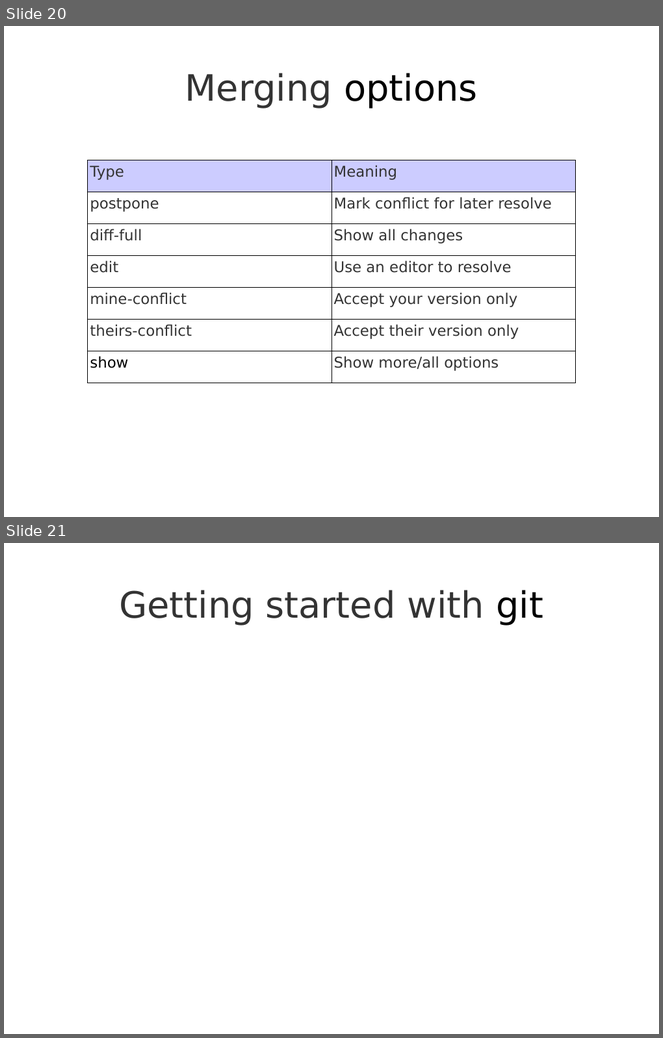
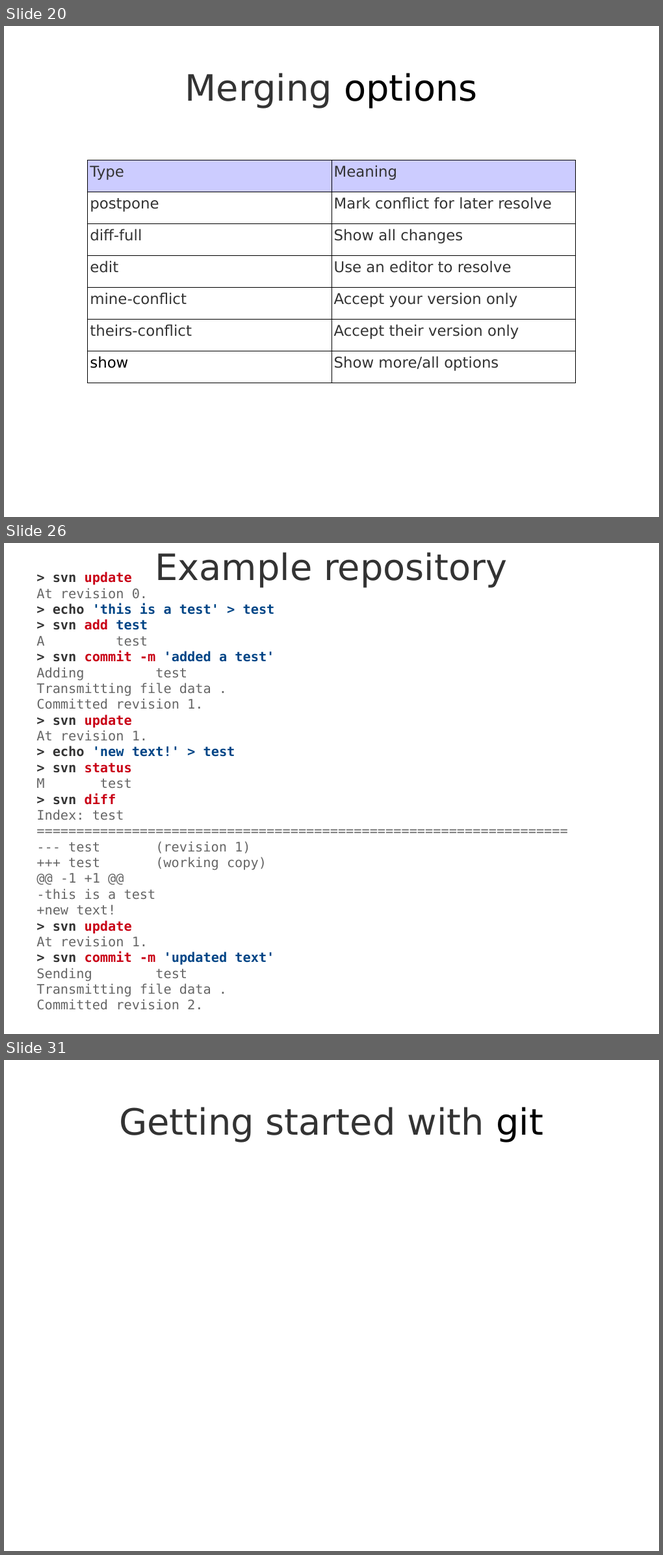
Before and after one commit to theonewolf/15-441-Recitation-Sessions, a slide deck: recitation2/src/recitation2.odp. Shown one above the other, each under a label of ours: slides 20 and 21 before the commit, slides 20, 26 and 31 after it; the slides between them are not shown. The pictures are 663x1038 and 663x1555 pixels, drawn with LibreOffice and Linux fonts; fonts in the diff are those of the drawing. Boxes give left, top, right and bottom in pixels: in the first picture for what was removed or moved away, otherwise in the second. Text is boxed around its words. In the diff, an @@ line names an element or a change of style, - is before the commit and + after.

```diff
--- a/recitation2/src/recitation2.odp
+++ b/recitation2/src/recitation2.odp
@@ slide 26 added at box(4, 543, 659, 1034), background #FFFFFF @@
@@ title added at box(155, 552, 507, 588), 44 pt, text #333333 @@
+Example repository
@@ subtitle added at box(36, 572, 275, 1010), 16 pt, text #666666 @@
+> svn update
+At revision 0.
+> echo 'this is a test' > test
+> svn add test
+A test
+> svn commit -m 'added a test'
+Adding test
+Transmitting file data .
+Committed revision 1.
+> svn update
+At revision 1.
+> echo 'new text!' > test
+> svn status
+M test
+> svn diff
+Index: test
+===================================================================
+--- test (revision 1)
++++ test (working copy)
+@@ -1 +1 @@
+-this is a test
++new text!
+> svn update
+At revision 1.
+> svn commit -m 'updated text'
+Sending test
+Transmitting file data .
+Committed revision 2.
@@ what was slide 21 is now slide 31 @@
```
Also in this commit, not shown: 1 slide changed, 10 other slides added, 1 slide removed.
